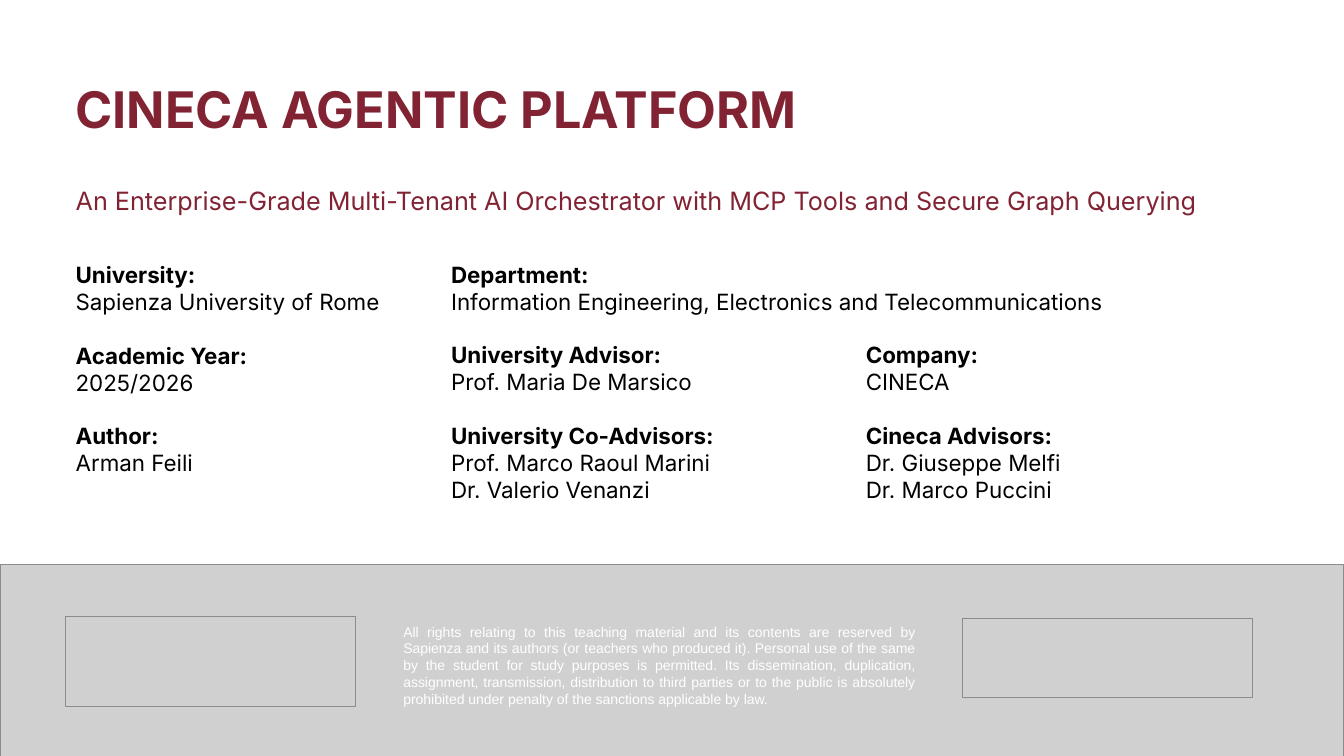
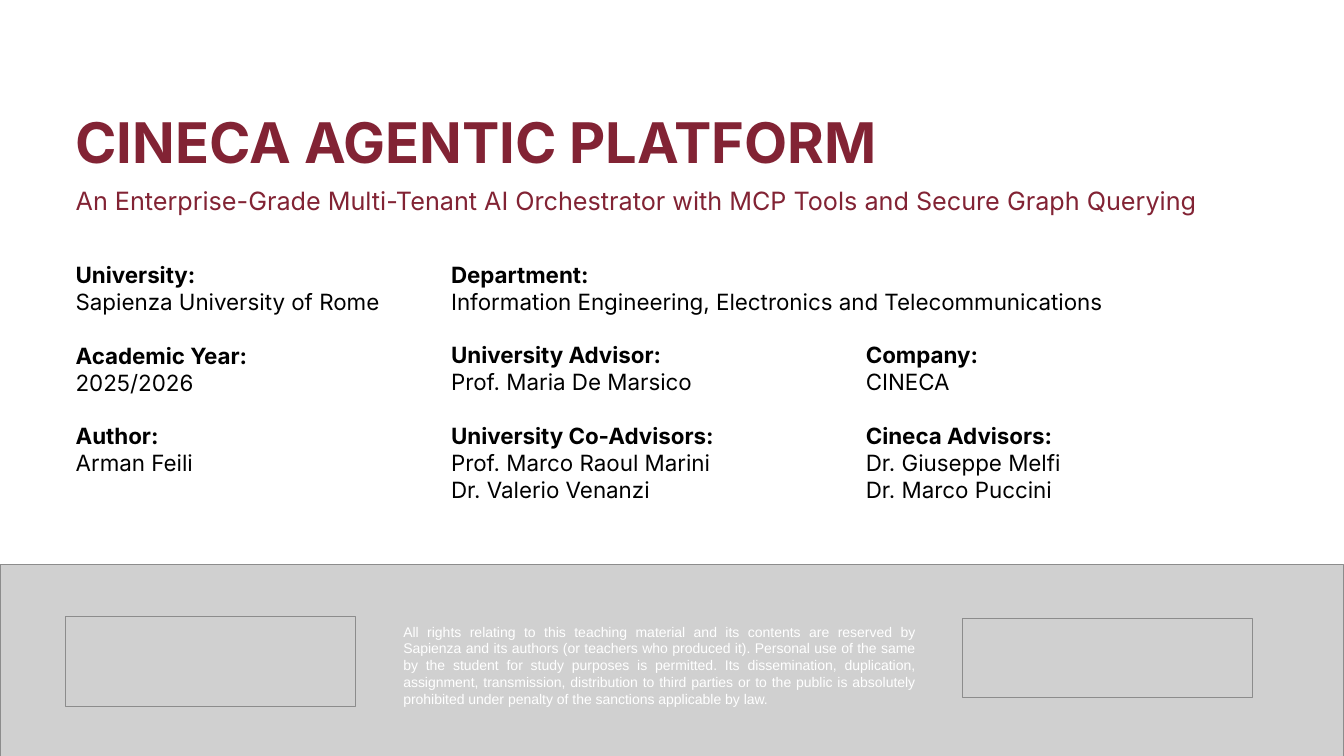
Before and after one commit to armanfeili/sapienza-msc-thesis-cineca-agentic-platform, a slide deck: slide 1 of thesis/sapthesis/Presentation/Presentation.pptx. Drawn at 1344x756 pixels with LibreOffice and Linux fonts; fonts in the diff are those of the drawing; grey boxes stand for pictures. Boxes give left, top, right and bottom in pixels: in the first picture for what was removed or moved away, otherwise in the second. Text is boxed around its words. In the diff, an @@ line names an element or a change of style, - is before the commit and + after.

```diff
--- a/thesis/sapthesis/Presentation/Presentation.pptx
+++ b/thesis/sapthesis/Presentation/Presentation.pptx
@@ text "CINECA AGENTIC PLATFORM": place and size @@
-text "CINECA AGENTIC PLATFORM" at box(76, 91, 797, 129)
+text "CINECA AGENTIC PLATFORM" at box(76, 121, 877, 164)
@@ text "CINECA AGENTIC PLATFORM" at box(76, 121, 877, 164): size 36 to 40 pt @@
```
Also in this commit, not shown: 4 other slides changed, 2 other files.
